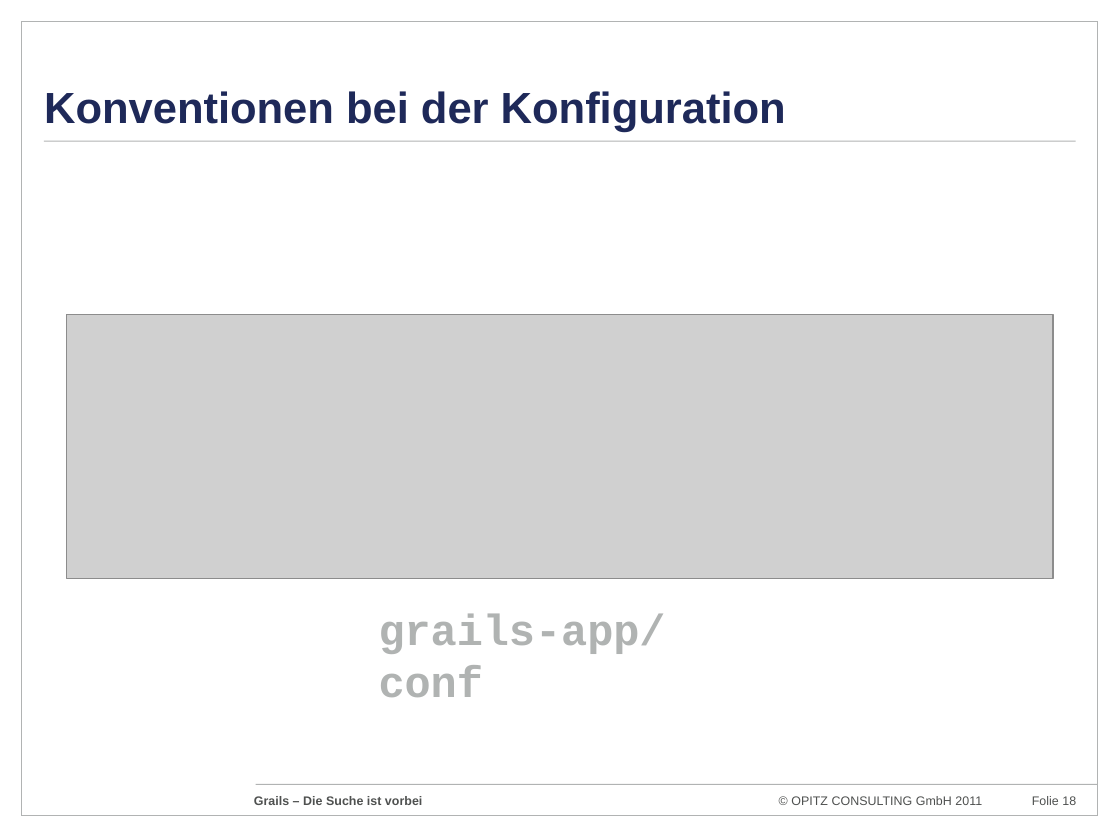
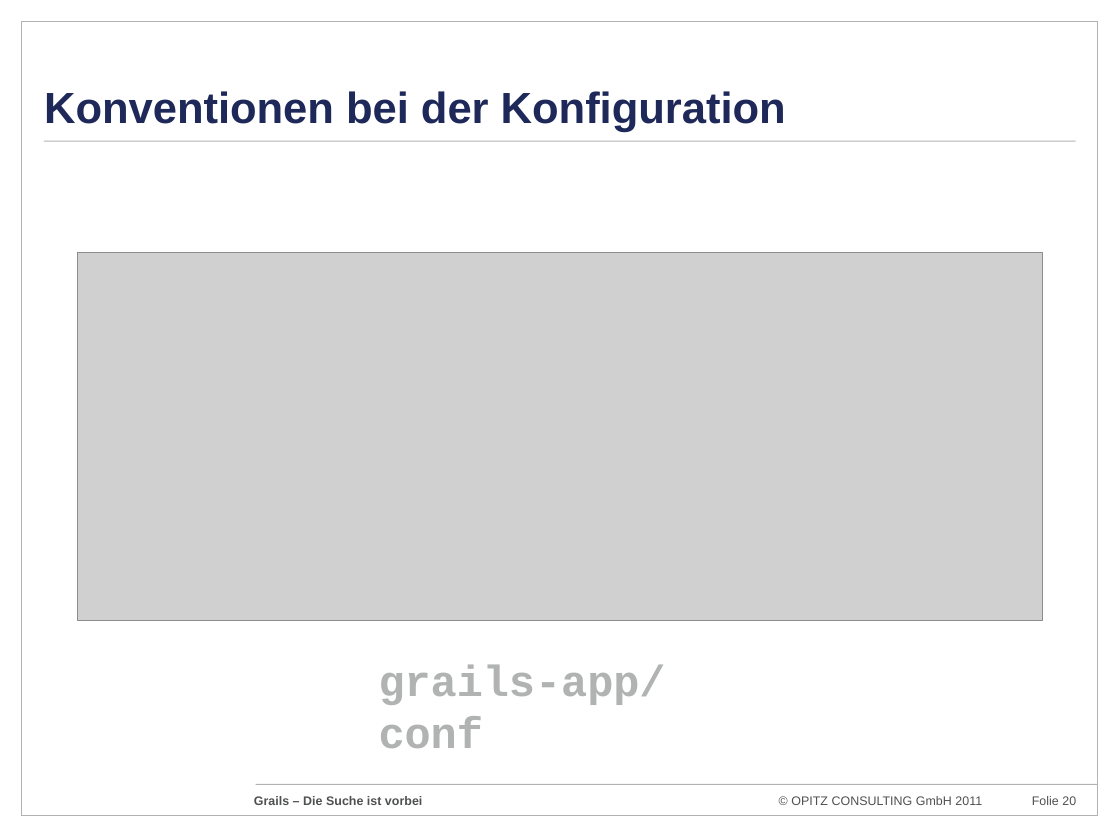
Before and after one commit to codescape/presentations, a slide deck: slide 20 of grails-die-suche-ist-vorbei/grails-jugostfalen-2012.pptx (slide 18 before the commit). Drawn at 1120x840 pixels with LibreOffice and Linux fonts; fonts in the diff are those of the drawing; grey boxes stand for pictures; background and template pictures are left out. Boxes give left, top, right and bottom in pixels: in the first picture for what was removed or moved away, otherwise in the second. Text is boxed around its words. In the diff, an @@ line names an element or a change of style, - is before the commit and + after.

```diff
--- a/grails-die-suche-ist-vorbei/grails-jugostfalen-2012.pptx
+++ b/grails-die-suche-ist-vorbei/grails-jugostfalen-2012.pptx
@@ picture: place and size @@
-picture at (67,315,1054,579)
+picture at (77,252,1042,620)
@@ text "grails-app/conf": place and size @@
-text "grails-app/conf" at (379,613,666,697)
+text "grails-app/conf" at (379,664,666,748)
@@ page number at (1032,796,1076,805): text changed @@
-Folie 18
+Folie 20
```
Also in this commit, not shown: 1 other slide changed, 2 slides added, 1 other file.
